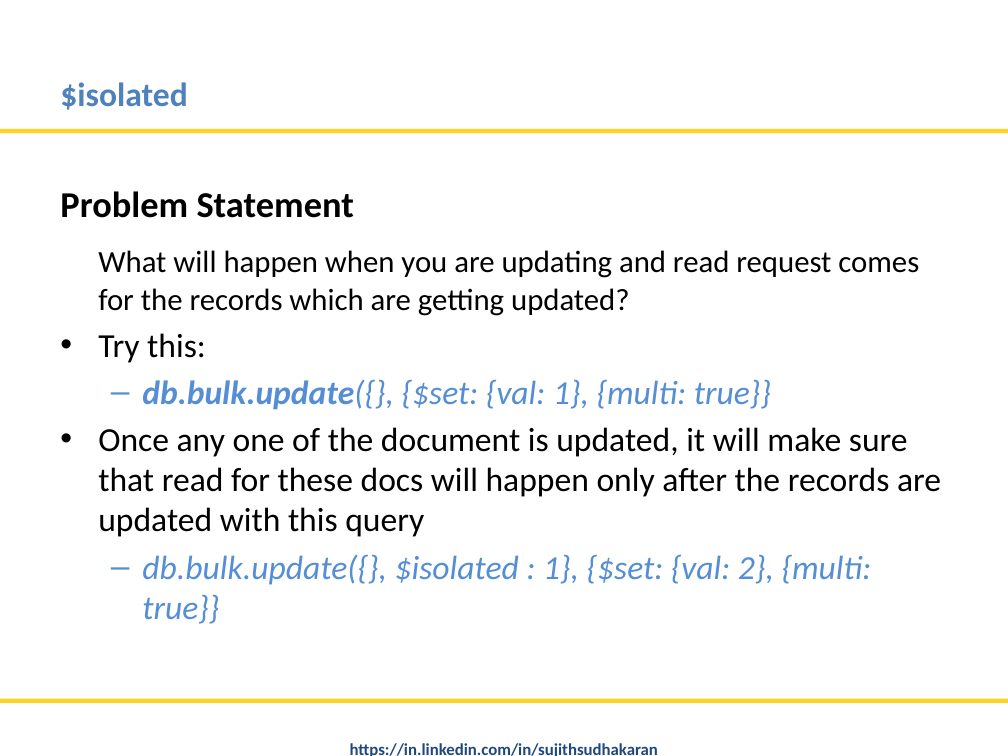
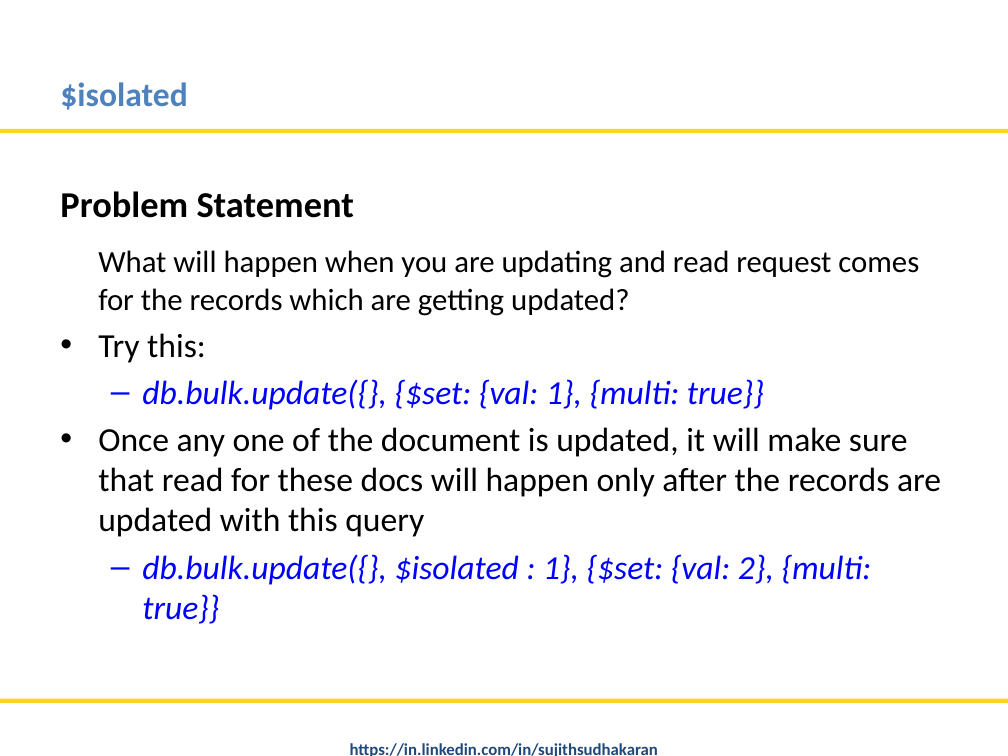
Before and after one commit to nitinmlvya/mongodb-tips-and-advfeatures, a slide deck: slide 8 of MongoDB Tips and Advance Features.pptx. Drawn at 1008x756 pixels with LibreOffice and Linux fonts; fonts in the diff are those of the drawing; background and template pictures are left out. Boxes give left, top, right and bottom in pixels: in the first picture for what was removed or moved away, otherwise in the second. Text is boxed around its words. In the diff, an @@ line names an element or a change of style, - is before the commit and + after.

```diff
--- a/MongoDB Tips and Advance Features.pptx
+++ b/MongoDB Tips and Advance Features.pptx
@@ text at (142, 379, 872, 624): text colour #558ED5 to #0000FF in "db.bulk.update({}, {$set: {val: 1}, {multi: true}}", "db.bulk.update({}, $isolated : 1}, {$set: {val: 2}, ..."; bold off in "db.bulk.update({}," @@
```
Also in this commit, not shown: 11 other slides changed, 1 other file.
